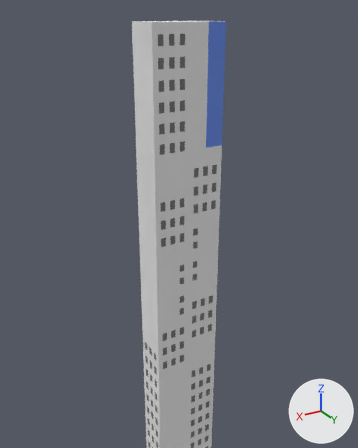
A saved change to the Blender file files/Meshes.blend.
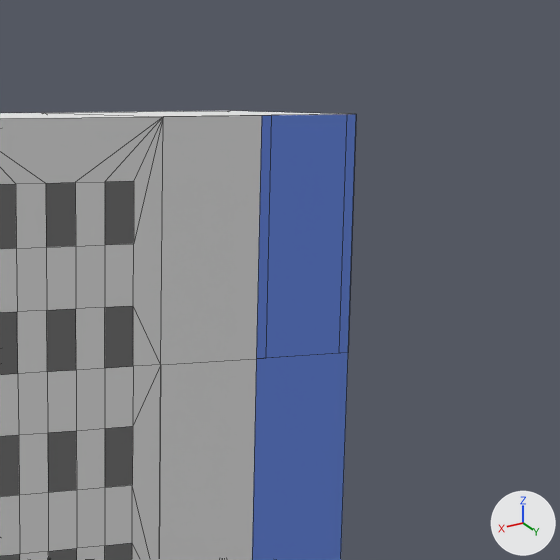
Old and new are each drawn whole from a camera (50 mm lens) standing at (6.53, 10.36, 8.23) and looking at (0.89, 0.97, 3.53) and again close up on the part from 45% to 74% of the width and 0% to 23% of the height. Arrows for +X, +Y and +Z are at lower right; the lights stay in place. The close-ups show mesh edges as thin lines.

Objects in the first close-up: 'Skyscraper.002'.
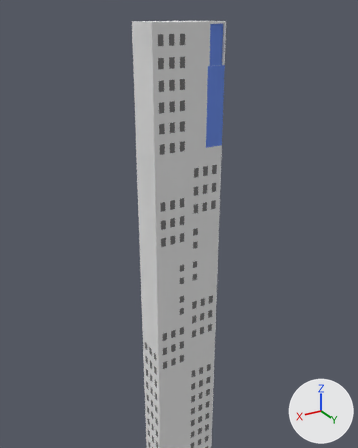
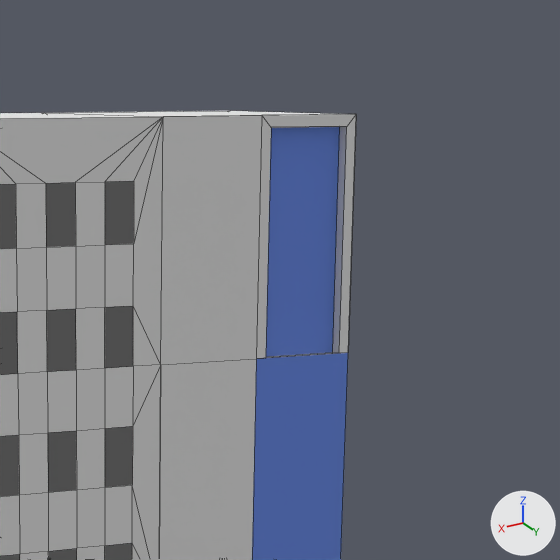
Changed parts and their boxes (x1, y1, x2, y2) in the close-ups (560 x 560 px):
part 1 of me_plane_010, built on
    before: (266, 114, 347, 358)
    after: (262, 114, 356, 358)
part 2 of me_plane_010, recoloured (blue to white)
    both: (256, 115, 356, 359)

What the commit changed:
me_plane_010 is used by ob_skyscraper_002; location (0.0, 0.0, 0.0).
Verts and faces of me_plane_010; kept vertices keep their numbers, new ones are numbered from 1119.
Before the commit, vertices of me_plane_010: 734 (-1.0, 0.0, 8.0) at pixel (356, 114), 1109 (-0.5, 0.0, 8.0) at pixel (261, 115), 1115 (-0.9, 0.0, 7.0) at pixel (339, 353), 1116 (-1.0, 0.0, 8.0) at pixel (347, 114), 1117 (-0.6, 0.0, 8.0) at pixel (271, 115).
Before the commit, vertices of me_plane_010: 1118 (-0.5, 0.0, 7.0) at pixel (265, 358).
me_plane_010 had 1119 vertices, 993 faces, 2 loose edges and spanned x -1.0..1.0, y -1.0..0.0, z -8.0..8.0.
me_plane_010 now has 1123 vertices, 998 faces, 2 loose edges and spans x -1.0..1.0, y -1.0..0.0, z -8.0..8.0.
Part 1, on me_plane_010:
Faces deleted: (1115, 1116, 1117, 1118).
New vertex 1119 is at (-0.5, 0.0, 7.0).
New vertex 1120 is at (-0.9, 0.0, 7.0), pixel (332, 352).
New vertex 1121 is at (-1.0, -0.1, 7.9), pixel (339, 126).
New vertex 1122 is at (-0.6, -0.1, 7.9).
New faces: (1115, 1120, 1119, 1118), (1117, 1118, 1119, 1122), (1116, 1117, 1122, 1121), (1115, 1116, 1121, 1120), (734, 1109, 1117, 1116) (mat_walls (white #e7e7e7)).
New faces: (1119, 1120, 1121, 1122) (mat_wallcolor (blue #6f8fe7)).
me_plane_010 part 2: 2 faces spanning x -1.0..-0.5, y 0.0, z 7.0..8.0 switch from mat_wallcolor (blue #6f8fe7) to mat_walls (white #e7e7e7).
